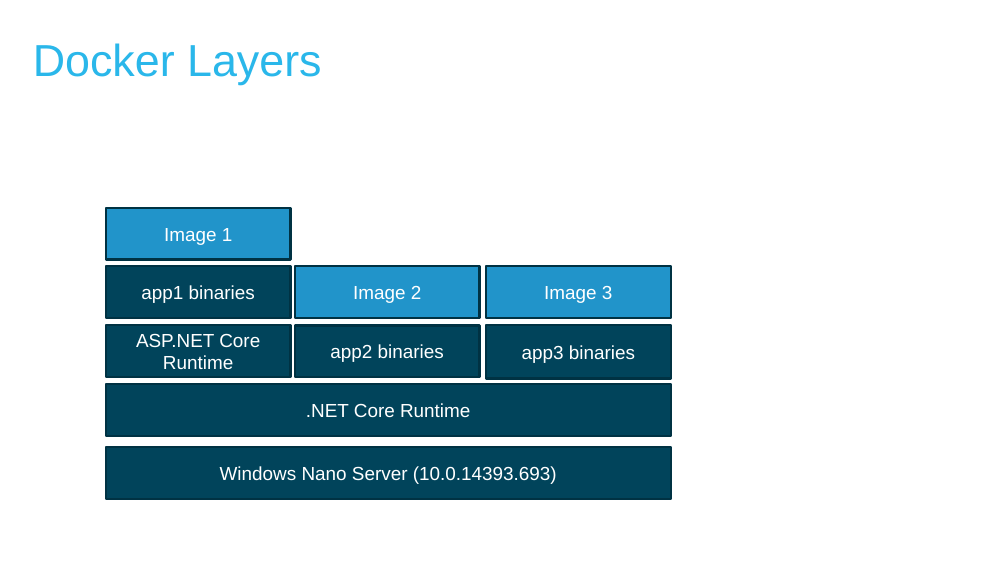
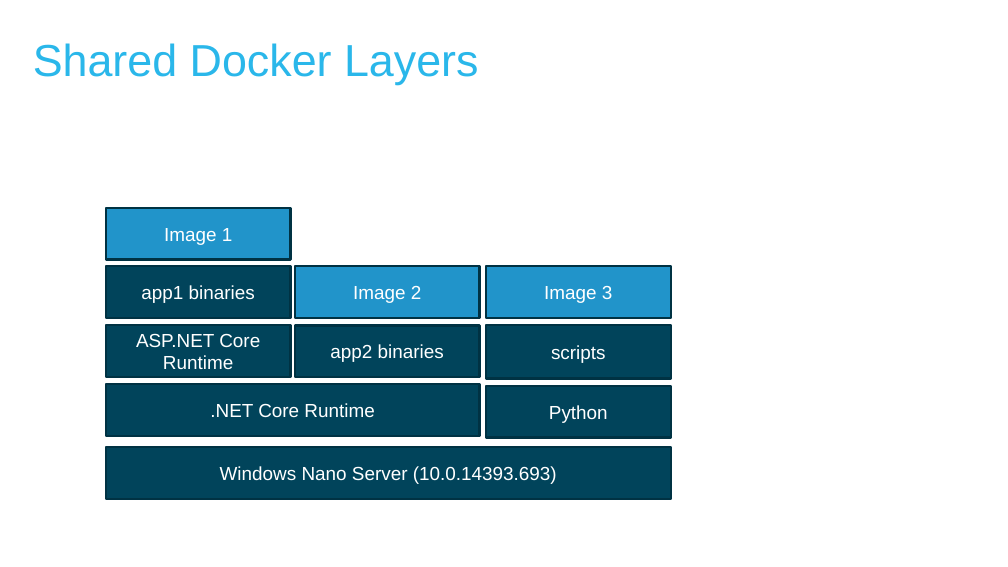
Before and after one commit to MichaelSimons/docker-toolbox, a slide deck: slide 10 of Docker Tips and Tricks.pptx (slide 9 before the commit). Drawn at 1008x567 pixels with LibreOffice and Linux fonts; fonts in the diff are those of the drawing; background and template pictures are left out. Boxes give left, top, right and bottom in pixels: in the first picture for what was removed or moved away, otherwise in the second. Text is boxed around its words. In the diff, an @@ line names an element or a change of style, - is before the commit and + after.

```diff
--- a/Docker Tips and Tricks.pptx
+++ b/Docker Tips and Tricks.pptx
@@ title at (33, 43, 479, 85): text changed @@
-Docker Layers
+Shared Docker Layers
@@ text in rectangle at (551, 345, 606, 363): text changed @@
-app3 binaries
+scripts
@@ rectangle ".NET Core Runtime": place and size @@
-rectangle ".NET Core Runtime" at (106, 384, 671, 436)
+rectangle ".NET Core Runtime" at (106, 384, 479, 436)
@@ rectangle added at (486, 386, 671, 438), fill #01445B, outline #013243 2 pt, 18 pt, text #FFFFFF @@
+Python
```
Also in this commit, not shown: 5 other slides changed, 1 slide added, 1 other file.
